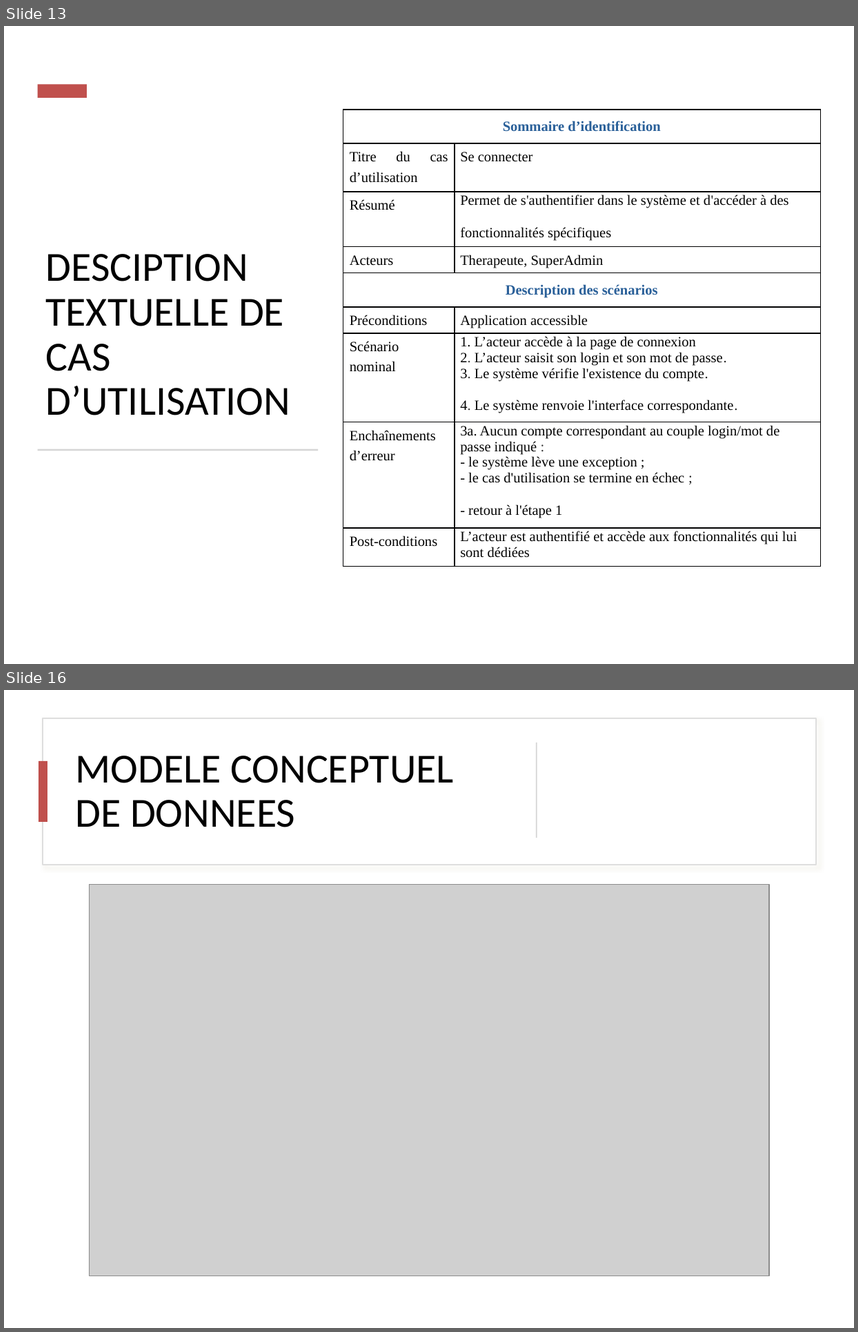
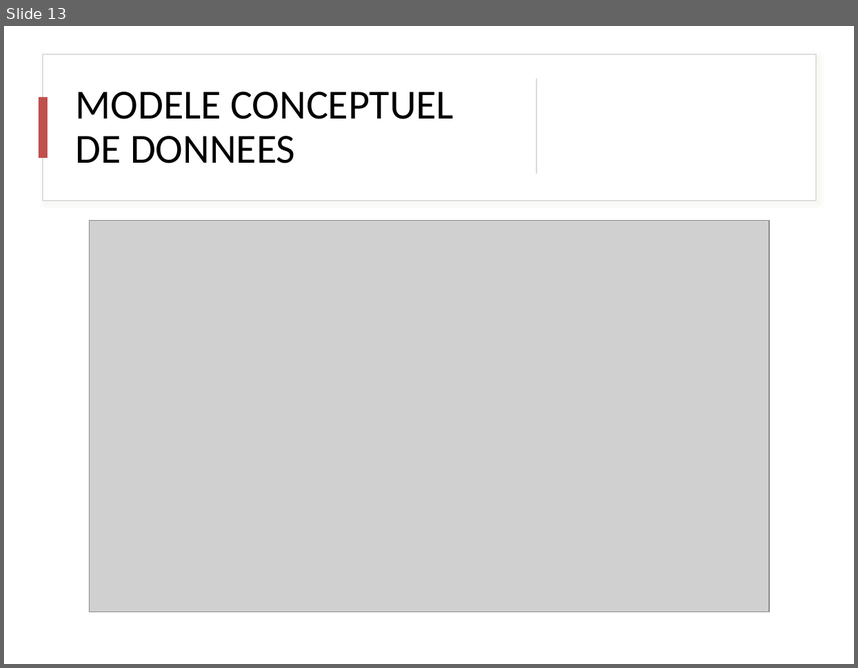
Before and after one commit to ShilkovKonst/pictopicto-client, a slide deck: dossier/PROJET picto.pptx. Shown one above the other, each under a label of ours: slides 13 and 16 before the commit, slide 13 after it; the slides between them are not shown. The pictures are 858x1332 and 858x668 pixels, drawn with LibreOffice and Linux fonts; fonts in the diff are those of the drawing; grey boxes stand for pictures. Boxes give left, top, right and bottom in pixels: in the first picture for what was removed or moved away, otherwise in the second. Text is boxed around its words. In the diff, an @@ line names an element or a change of style, - is before the commit and + after.

```diff
--- a/dossier/PROJET picto.pptx
+++ b/dossier/PROJET picto.pptx
@@ slide 13 removed at [4, 26, 854, 664], background #FFFFFF @@
@@ rectangle removed at [37, 85, 87, 98] @@
@@ table removed at [343, 109, 820, 566], 9 rows, 2 columns @@
-Sommaire d’identification | 
-Titre du cas d’utilisation | Se connecter
-Résumé | Permet de s'authentifier dans le système et d'accéder à des / fonctionnalités spécifiques
-Acteurs | Therapeute, SuperAdmin
-Description des scénarios | 
-Préconditions | Application accessible
-Scénario nominal | 1. L’acteur accède à la page de connexion / 2. L’acteur saisit son login et son mot de passe. / 3. Le système vérifie l'existence du compte. / 4. Le système renvoie l'interface correspondante.
-Enchaînements d’erreur | 3a. Aucun compte correspondant au couple login/mot de passe indiqué : / - le système lève une exception ; / - le cas d'utilisation se termine en échec ; / - retour à l'étape 1
-Post-conditions | L’acteur est authentifié et accède aux fonctionnalités qui lui sont dédiées
@@ text removed at [46, 254, 290, 415] @@
-DESCIPTION TEXTUELLE DE CAS D’UTILISATION
@@ rectangle removed at [37, 448, 318, 450] @@
@@ what was slide 16 is now slide 13 @@
```
Also in this commit, not shown: 10 slides changed, 9 slides added, 1 other slide removed, 2 other files.
